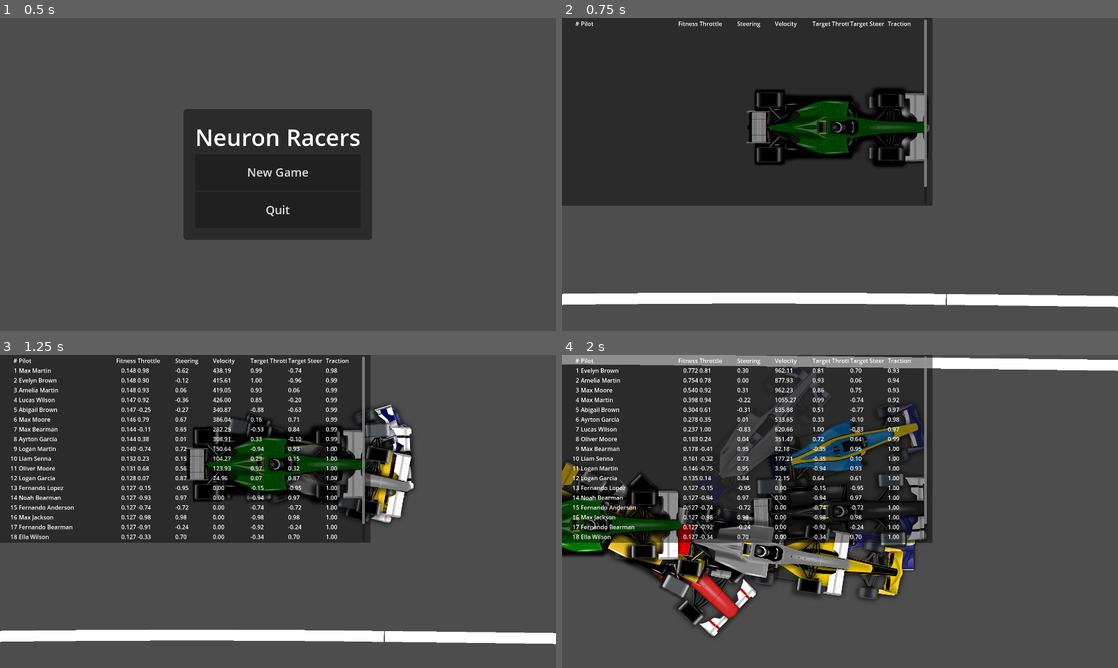
Above: before the commit, frames 1-4 (two rows, left to right).
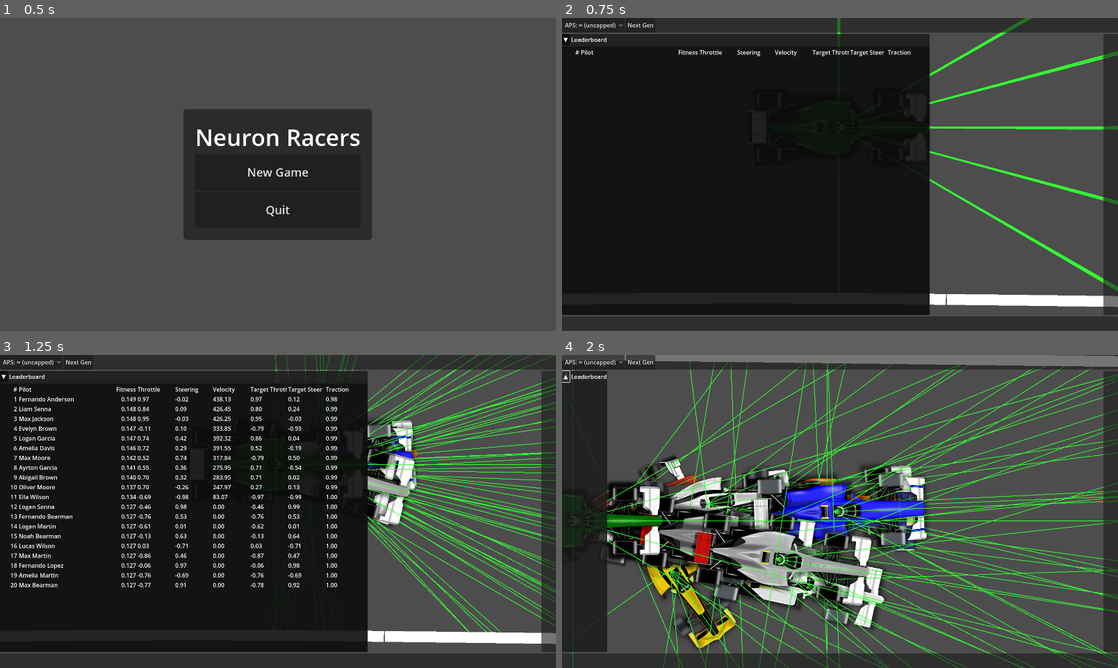
Above: after the commit, the same moments.

Repository: VitorMPCastro/NeuronRacers
Game: Godot game, scene res://scenes/ui/mainMenu.tscn
Same seed, same stepped clock (60 frames per second), same inputs: the game is played once before the commit and once after it.
Inputs (mouse positions are in pixels of both pictures, inside the frame that each line leads up to):
- Up to frame 1 (0.5 s): no input
- Up to frame 2 (0.75 s): click "New Game" at 0.5 s
- Up to frame 3 (1.25 s): no input
- Up to frame 4 (2 s): click (567, 376) at 1.25 s, where only the run after the commit has a clickable "▼"

Frame 1 is identical in both runs. In frame 2, 38% of the frame differs, in the area x 0-100%, y 0-100%; in frame 3, 47%; in frame 4, 58%.

Commit message:
Refactor UI components and integrate leaderboard functionality - Removed obsolete UI files and added new UIFrame and leaderboard container scenes. - Updated car and agent manager scripts to support AI telemetry inputs. - Enhanced car script to include AI input features and telemetry data handling. - Implemented collapsible panel for leaderboard display in the UI.

Diff:
--- a/scenes/car.tscn
+++ b/scenes/car.tscn
@@ -97,4 +97,3 @@
 normalize_output = false
 clamp_output = false
 auto_generate_on_ready = false
-draw_debug = false
--- a/scenes/trackScene.tscn
+++ b/scenes/trackScene.tscn
@@ -1,6 +1,5 @@
-[gd_scene load_steps=25 format=3 uid="uid://dds42avibdl3k"]
-
-[ext_resource type="PackedScene" uid="uid://dq0lpaep1yq7l" path="res://scenes/ui/elements/leaderBoard.tscn" id="1_druem"]
+[gd_scene load_steps=16 format=3 uid="uid://dds42avibdl3k"]
+
 [ext_resource type="PackedScene" uid="uid://j5udtokn6d60" path="res://scenes/car.tscn" id="2_n1x8e"]
 [ext_resource type="PackedScene" uid="uid://d4amq4tvfwyjq" path="res://scenes/checkpoint.tscn" id="2_ujoo2"]
 [ext_resource type="Script" uid="uid://ca20qk44hdbk0" path="res://scripts/controls/cameraScript.gd" id="3_5oo0w"]
@@ -15,75 +14,7 @@
 [ext_resource type="PackedScene" uid="uid://cg64jxxtbjk4p" path="res://scenes/pathTrack.tscn" id="11_405ff"]
 [ext_resource type="Script" uid="uid://duvl8thb11dea" path="res://scripts/telemetry/dataBroker.gd" id="12_druem"]
 [ext_resource type="Script" uid="uid://c8rqv8wtrrob4" path="res://scripts/manager/spriteManager.gd" id="13_1trbk"]
-[ext_resource type="Theme" uid="uid://d17a31yqq7wo0" path="res://assets/ui/themes/ui_window_theme.tres" id="14_f4mhn"]
-[ext_resource type="Script" uid="uid://2aswmjc74bxe" path="res://scripts/ui/leaderboard/leaderboardScroll.gd" id="14_p82p0"]
-[ext_resource type="Script" uid="uid://cahq3i68ntbym" path="res://scripts/ui/leaderboard/leaderboardColumn.gd" id="18_0j55d"]
-
-[sub_resource type="Resource" id="Resource_0j55d"]
-script = ExtResource("18_0j55d")
-title = "Throttle"
-query_path = "_ctrl_throttle"
-align = 0
-weight = 1.0
-min_width = 100
-decimals = 2
-format = "{value}"
-metadata/_custom_type_script = "uid://cahq3i68ntbym"
-
-[sub_resource type="Resource" id="Resource_5pscc"]
-script = ExtResource("18_0j55d")
-title = "Steering"
-query_path = "_ctrl_steer"
-align = 0
-weight = 1.0
-min_width = 100
-decimals = 2
-format = "{value}"
-metadata/_custom_type_script = "uid://cahq3i68ntbym"
-
-[sub_resource type="Resource" id="Resource_pj36a"]
-script = ExtResource("18_0j55d")
-title = "Velocity"
-query_path = "velocity.length()"
-align = 0
-weight = 1.0
-min_width = 100
-decimals = 2
-format = "{value}"
-metadata/_custom_type_script = "uid://cahq3i68ntbym"
-
-[sub_resource type="Resource" id="Resource_6bh65"]
-script = ExtResource("18_0j55d")
-title = "Target Throttle"
-query_path = "_ctrl_target_throttle"
-align = 0
-weight = 1.0
-min_width = 100
-decimals = 2
-format = "{value}"
-metadata/_custom_type_script = "uid://cahq3i68ntbym"
-
-[sub_resource type="Resource" id="Resource_huyq5"]
-script = ExtResource("18_0j55d")
-title = "Target Steer"
-query_path = "_ctrl_target_steer"
-align = 0
-weight = 1.0
-min_width = 100
-decimals = 2
-format = "{value}"
-metadata/_custom_type_script = "uid://cahq3i68ntbym"
-
-[sub_resource type="Resource" id="Resource_vxl67"]
-script = ExtResource("18_0j55d")
-title = "Traction"
-query_path = "_traction_for_speed()"
-align = 0
-weight = 1.0
-min_width = 100
-decimals = 2
-format = "{value}"
-metadata/_custom_type_script = "uid://cahq3i68ntbym"
+[ext_resource type="Script" uid="uid://dfckqvqoarruf" path="res://scripts/ui/hud_setup.gd" id="15_5pscc"]
 
 [node name="TrackScene" type="Node2D"]
 
@@ -249,7 +180,7 @@
 [node name="AgentManager" type="Node2D" parent="GameManager"]
 script = ExtResource("4_3kn1h")
 car_scene = ExtResource("2_n1x8e")
-generation_time = 30.0
+generation_time = 120.0
 is_training = true
 elitism_percent = 0.1
 weight = 0.3
@@ -288,13 +219,4 @@
 min_zoom = 0.02
 
 [node name="HUD" type="CanvasLayer" parent="."]
-
-[node name="ScrollContainer" type="ScrollContainer" parent="HUD"]
-offset_right = 40.0
-offset_bottom = 40.0
-theme = ExtResource("14_f4mhn")
-script = ExtResource("14_p82p0")
-
-[node name="LeaderBoard" parent="HUD/ScrollContainer" instance=ExtResource("1_druem")]
-layout_mode = 2
-custom_columns = Array[ExtResource("18_0j55d")]([SubResource("Resource_0j55d"), SubResource("Resource_5pscc"), SubResource("Resource_pj36a"), SubResource("Resource_6bh65"), SubResource("Resource_huyq5"), SubResource("Resource_vxl67")])
+script = ExtResource("15_5pscc")
--- a/scenes/ui/UI.tscn
+++ /dev/null
@@ -1,18 +0,0 @@
-[gd_scene format=3 uid="uid://cm7ptxqlbbjxa"]
-
-[node name="Control" type="Control"]
-layout_mode = 3
-anchors_preset = 15
-anchor_right = 1.0
-anchor_bottom = 1.0
-grow_horizontal = 2
-grow_vertical = 2
-
-[node name="VBoxContainer" type="VBoxContainer" parent="."]
-self_modulate = Color(1, 0, 0, 1)
-layout_mode = 1
-anchors_preset = -1
-anchor_right = 0.245
-anchor_bottom = 0.659
-offset_right = 0.679993
-offset_bottom = -0.376038
--- /dev/null
+++ b/scenes/ui/UIFrame.tscn
@@ -0,0 +1,63 @@
+[gd_scene load_steps=2 format=3 uid="uid://bimd7khpf2n6c"]
+
+[ext_resource type="Script" uid="uid://6w306nxb6net" path="res://scripts/ui/uiFrame.gd" id="1"]
+
+[node name="UIFrame" type="Control"]
+layout_mode = 3
+anchors_preset = 15
+anchor_right = 1.0
+anchor_bottom = 1.0
+grow_horizontal = 2
+grow_vertical = 2
+script = ExtResource("1")
+side_bar_min_w = 40
+
+[node name="Root" type="VBoxContainer" parent="."]
+layout_mode = 1
+anchors_preset = -1
+anchor_right = 1.0
+anchor_bottom = 1.0
+grow_horizontal = 2
+grow_vertical = 2
+
+[node name="TopBar" type="PanelContainer" parent="Root"]
+layout_mode = 2
+size_flags_horizontal = 3
+
+[node name="TopBarContent" type="HBoxContainer" parent="Root/TopBar"]
+layout_mode = 2
+size_flags_horizontal = 3
+
+[node name="CenterRow" type="HBoxContainer" parent="Root"]
+layout_mode = 2
+size_flags_horizontal = 3
+size_flags_vertical = 3
+
+[node name="LeftBar" type="PanelContainer" parent="Root/CenterRow"]
+layout_mode = 2
+size_flags_vertical = 3
+
+[node name="LeftBarContent" type="VBoxContainer" parent="Root/CenterRow/LeftBar"]
+layout_mode = 2
+size_flags_vertical = 3
+
+[node name="CenterContent" type="Control" parent="Root/CenterRow"]
+layout_mode = 2
+size_flags_horizontal = 3
+size_flags_vertical = 3
+
+[node name="RightBar" type="PanelContainer" parent="Root/CenterRow"]
+layout_mode = 2
+size_flags_vertical = 3
+
+[node name="RightBarContent" type="VBoxContainer" parent="Root/CenterRow/RightBar"]
+layout_mode = 2
+size_flags_vertical = 3
+
+[node name="BottomBar" type="PanelContainer" parent="Root"]
+layout_mode = 2
+size_flags_horizontal = 3
+
+[node name="BottomBarContent" type="HBoxContainer" parent="Root/BottomBar"]
+layout_mode = 2
+size_flags_horizontal = 3
--- /dev/null
+++ b/scenes/ui/elements/leaderboard_container.tscn
@@ -0,0 +1,82 @@
+[gd_scene load_steps=11 format=3 uid="uid://2enmru3s1bhk"]
+
+[ext_resource type="Theme" uid="uid://d17a31yqq7wo0" path="res://assets/ui/themes/ui_window_theme.tres" id="1_votgp"]
+[ext_resource type="Script" uid="uid://2aswmjc74bxe" path="res://scripts/ui/leaderboard/leaderboardScroll.gd" id="2_eed6v"]
+[ext_resource type="PackedScene" uid="uid://dq0lpaep1yq7l" path="res://scenes/ui/elements/leaderBoard.tscn" id="3_73oey"]
+[ext_resource type="Script" uid="uid://cahq3i68ntbym" path="res://scripts/ui/leaderboard/leaderboardColumn.gd" id="4_m7cu8"]
+
+[sub_resource type="Resource" id="Resource_0j55d"]
+script = ExtResource("4_m7cu8")
+title = "Throttle"
+query_path = "_ctrl_throttle"
+align = 0
+weight = 1.0
+min_width = 100
+decimals = 2
+format = "{value}"
+metadata/_custom_type_script = "uid://cahq3i68ntbym"
+
+[sub_resource type="Resource" id="Resource_5pscc"]
+script = ExtResource("4_m7cu8")
+title = "Steering"
+query_path = "_ctrl_steer"
+align = 0
+weight = 1.0
+min_width = 100
+decimals = 2
+format = "{value}"
+metadata/_custom_type_script = "uid://cahq3i68ntbym"
+
+[sub_resource type="Resource" id="Resource_pj36a"]
+script = ExtResource("4_m7cu8")
+title = "Velocity"
+query_path = "velocity.length()"
+align = 0
+weight = 1.0
+min_width = 100
+decimals = 2
+format = "{value}"
+metadata/_custom_type_script = "uid://cahq3i68ntbym"
+
+[sub_resource type="Resource" id="Resource_6bh65"]
+script = ExtResource("4_m7cu8")
+title = "Target Throttle"
+query_path = "_ctrl_target_throttle"
+align = 0
+weight = 1.0
+min_width = 100
+decimals = 2
+format = "{value}"
+metadata/_custom_type_script = "uid://cahq3i68ntbym"
+
+[sub_resource type="Resource" id="Resource_huyq5"]
+script = ExtResource("4_m7cu8")
+title = "Target Steer"
+query_path = "_ctrl_target_steer"
+align = 0
+weight = 1.0
+min_width = 100
+decimals = 2
+format = "{value}"
+metadata/_custom_type_script = "uid://cahq3i68ntbym"
+
+[sub_resource type="Resource" id="Resource_vxl67"]
+script = ExtResource("4_m7cu8")
+title = "Traction"
+query_path = "_traction_for_speed()"
+align = 0
+weight = 1.0
+min_width = 100
+decimals = 2
+format = "{value}"
+metadata/_custom_type_script = "uid://cahq3i68ntbym"
+
+[node name="LeaderboardScrollContainer" type="ScrollContainer"]
+offset_right = 40.0
+offset_bottom = 40.0
+theme = ExtResource("1_votgp")
+script = ExtResource("2_eed6v")
+
+[node name="LeaderBoard" parent="." instance=ExtResource("3_73oey")]
+layout_mode = 2
+custom_columns = Array[ExtResource("4_m7cu8")]([SubResource("Resource_0j55d"), SubResource("Resource_5pscc"), SubResource("Resource_pj36a"), SubResource("Resource_6bh65"), SubResource("Resource_huyq5"), SubResource("Resource_vxl67")])
--- a/scripts/car/car.gd
+++ b/scripts/car/car.gd
@@ -14,6 +14,10 @@
 @export var max_speed_reverse = 250
 @export var traction_curve: Curve = Curve.new()  # maps speed (px/s) to max turn rate (rad/sec)
 @export var wheel_base = 65          # Distância entre eixos
+
+# AI input features (queried via telemetry/DataBroker, like the leaderboard)
+@export_group("AI Inputs")
+@export var ai_feature_paths: PackedStringArray = PackedStringArray(["velocity.length()"])  # add more paths if needed
 
 # TUNING
 @export var use_auto_top_speed: bool = true
@@ -45,7 +49,7 @@
 	get():
 		return self.car_data.time_alive
 	set(value):
-		self.car_data.time_alive
+		self.car_data.time_alive = value
 var fitness: float:
 	get():
 		return self.car_data.fitness
@@ -107,6 +111,8 @@
 func drag_coeff() -> float:
 	return max(0.0, drag_ui) / 10000.0
 
+@onready var _car_telemetry: CarTelemetry = get_tree().get_first_node_in_group("car_telemetry") as CarTelemetry
+
 func _ready() -> void:
 	car_spawn.connect(_on_spawn)
 	car_death.connect(_on_death)
@@ -145,18 +151,48 @@
 	total_speed += velocity.length()
 
 	for i in range(get_slide_collision_count()):
-		var collision = get_slide_collision(i)
+		var _collision = get_slide_collision(i)
 		die()
 
 func get_ai_inputs() -> Array:
-	# Currently: only ray sensor distances. Extend here if you add more inputs.
-	return get_sensor_data()
-
-func ai_input_size() -> int:
+	# Ray sensors (normalized)
+	var inputs: Array = []
 	var rig := $RayParent as CarSensors
 	if rig:
-		return rig.get_enabled_ray_count()
-	return 0
+		var packed: PackedFloat32Array = rig.get_values(self)
+		# Convert to Array to match MLP.forward signature
+		for i in packed.size():
+			inputs.append(packed[i])
+
+	# Telemetry features (queried via DataBroker, like leaderboard columns)
+	inputs.append_array(_get_telemetry_inputs())
+	return inputs
+
+func ai_input_size() -> int:
+	var ray_count := 0
+	var rig := $RayParent as CarSensors
+	if rig:
+		ray_count = rig.get_enabled_ray_count()
+	# Count telemetry features as additional inputs
+	return ray_count + int(ai_feature_paths.size())
+
+func _get_telemetry_inputs() -> Array:
+	var out: Array = []
+	if _car_telemetry == null or _car_telemetry.data_broker == null:
+		# Fallback zeros if telemetry is not available
+		for _i in ai_feature_paths.size():
+			out.append(0.0)
+		return out
+
+	for path in ai_feature_paths:
+		var v = _car_telemetry.data_broker.get_value(self, path)
+		# Ensure numeric; non-numeric values become 0.0
+		match typeof(v):
+			TYPE_INT, TYPE_FLOAT:
+				out.append(float(v))
+			_:
+				out.append(0.0)
+	return out
 
 # 📥 Input (AI is delegated to Pilot)
 func handle_input(delta: float) -> void:
@@ -199,7 +235,7 @@
 		# TODO: player input
 		pass
 
-func _apply_friction_and_drag(delta: float) -> void:
+func _apply_friction_and_drag(_delta: float) -> void:
 	# If nearly stopped and no input, snap to rest
 	if acceleration == Vector2.ZERO and velocity.length() < 1.0:
 		velocity = Vector2.ZERO
--- /dev/null
+++ b/scripts/ui/elements/collapsiblePanel.gd
@@ -0,0 +1,72 @@
+extends PanelContainer
+class_name CollapsiblePanel
+
+@export var title: String = "Panel":
+	set(v):
+		title = v
+		if is_instance_valid(_title_lbl): _title_lbl.text = v
+
+@export var start_collapsed: bool = false
+
+var _header: HBoxContainer
+var _toggle_btn: Button
+var _title_lbl: Label
+var _content_wrap: VBoxContainer
+var _built := false
+
+func _ready() -> void:
+	_ensure_built()
+
+func _ensure_built() -> void:
+	if _built:
+		return
+	_build()
+	_built = true
+
+func _build() -> void:
+	add_theme_constant_override("margin_left", 6)
+	add_theme_constant_override("margin_right", 6)
+	add_theme_constant_override("margin_top", 4)
+	add_theme_constant_override("margin_bottom", 4)
+
+	var root := VBoxContainer.new()
+	root.size_flags_horizontal = Control.SIZE_EXPAND_FILL
+	root.size_flags_vertical = Control.SIZE_EXPAND_FILL
+	add_child(root)
+
+	_header = HBoxContainer.new()
+	_header.size_flags_horizontal = Control.SIZE_EXPAND_FILL
+	root.add_child(_header)
+
+	_toggle_btn = Button.new()
+	_toggle_btn.toggle_mode = true
+	_toggle_btn.text = "▼"
+	_toggle_btn.tooltip_text = "Show/Hide"
+	_toggle_btn.button_pressed = !start_collapsed
+	_toggle_btn.toggled.connect(_on_toggled)
+	_header.add_child(_toggle_btn)
+
+	_title_lbl = Label.new()
+	_title_lbl.text = title
+	_title_lbl.size_flags_horizontal = Control.SIZE_EXPAND_FILL
+	_header.add_child(_title_lbl)
+
+	_content_wrap = VBoxContainer.new()
+	_content_wrap.size_flags_horizontal = Control.SIZE_EXPAND_FILL
+	_content_wrap.size_flags_vertical = Control.SIZE_EXPAND_FILL
+	root.add_child(_content_wrap)
+
+	_content_wrap.visible = !start_collapsed
+
+func _on_toggled(pressed: bool) -> void:
+	if is_instance_valid(_toggle_btn):
+		_toggle_btn.text = "▼" if pressed else "▲"
+	if is_instance_valid(_content_wrap):
+		_content_wrap.visible = pressed
+
+func set_content(node: Control) -> void:
+	_ensure_built()
+	for c in _content_wrap.get_children():
+		_content_wrap.remove_child(c)
+		c.queue_free()
+	_content_wrap.add_child(node)
--- /dev/null
+++ b/scripts/ui/hud_setup.gd
@@ -0,0 +1,69 @@
+extends CanvasLayer
+
+@onready var frame_scene := preload("res://scenes/ui/UIFrame.tscn")
+@onready var leaderboard_container_scene := preload("res://scenes/ui/elements/leaderboard_container.tscn")
+
+var frame: UIFrame
+
+func _ready() -> void:
+	frame = frame_scene.instantiate() as UIFrame
+	add_child(frame)
+
+	# Leaderboard inside a collapsible element on the left bar
+	var lb_container := leaderboard_container_scene.instantiate() as Control  # ScrollContainer root
+	lb_container.size_flags_horizontal = Control.SIZE_EXPAND_FILL
+	lb_container.size_flags_vertical = Control.SIZE_EXPAND_FILL
+
+	var lb_panel := CollapsiblePanel.new()
+	lb_panel.title = "Leaderboard"
+	lb_panel.start_collapsed = false
+	lb_panel.size_flags_horizontal = Control.SIZE_EXPAND_FILL
+	lb_panel.size_flags_vertical = Control.SIZE_EXPAND_FILL
+
+	# Add panel first so it builds, then set content
+	frame.add_to_left(lb_panel)
+	lb_panel.set_content(lb_container)
+
+	# Top bar example controls
+	var aps_dropdown := OptionButton.new()
+	aps_dropdown.item_selected.connect(_on_aps_selected)
+	aps_dropdown.add_item("APS: ∞ (uncapped)")
+	aps_dropdown.add_item("APS: 2")
+	aps_dropdown.add_item("APS: 5")
+	aps_dropdown.add_item("APS: 10")
+	aps_dropdown.add_item("APS: 20")
+	frame.add_to_top(aps_dropdown)
+
+	var next_gen_btn := Button.new()
+	next_gen_btn.text = "Next Gen"
+	next_gen_btn.pressed.connect(_on_next_gen)
+	frame.add_to_top(next_gen_btn)
+
+func _on_aps_selected(idx: int) -> void:
+	var am := get_tree().get_first_node_in_group("agent_manager") as AgentManager
+	if am == null:
+		am = get_tree().get_root().find_child("AgentManager", true, false) as AgentManager
+	if am == null:
+		return
+	var aps := 5.0
+	match idx:
+		0:
+			aps = 0.0
+		1:
+			aps = 2.0
+		2:
+			aps = 5.0
+		3:
+			aps = 10.0
+		4:
+			aps = 20.0
+		_:
+			pass
+	am.set("ai_actions_per_second", aps)
+
+func _on_next_gen() -> void:
+	var am := get_tree().get_first_node_in_group("agent_manager") as AgentManager
+	if am == null:
+		am = get_tree().get_root().find_child("AgentManager", true, false) as AgentManager
+	if am and am.has_method("next_generation"):
+		am.next_generation()
--- a/scripts/ui/ui.gd
+++ /dev/null
@@ -1,17 +0,0 @@
-extends Control
-
-signal start_simulation(population_size: int, simulation_time: float)
-
-@onready var population_spin: SpinBox = $VBoxContainer/SpinBox
-@onready var time_spin: SpinBox = $VBoxContainer/SpinBox2
-@onready var start_button: Button = $VBoxContainer/Button
-
-func _ready():
-	population_spin.value = 20
-	time_spin.value = 30
-	start_button.pressed.connect(_on_start_pressed)
-
-func _on_start_pressed():
-	var pop_size = int(population_spin.value)
-	var sim_time = float(time_spin.value)
-	emit_signal("start_simulation", pop_size, sim_time)
--- /dev/null
+++ b/scripts/ui/uiFrame.gd
@@ -0,0 +1,187 @@
+extends Control
+class_name UIFrame
+
+@export var top_bar_visible: bool = true:
+	set(v):
+		top_bar_visible = v
+		if is_instance_valid(_top_bar): _top_bar.visible = v
+
+@export var bottom_bar_visible: bool = true:
+	set(v):
+		bottom_bar_visible = v
+		if is_instance_valid(_bottom_bar): _bottom_bar.visible = v
+
+@export var left_bar_visible: bool = true:
+	set(v):
+		left_bar_visible = v
+		if is_instance_valid(_left_bar): _left_bar.visible = v
+
+@export var right_bar_visible: bool = true:
+	set(v):
+		right_bar_visible = v
+		if is_instance_valid(_right_bar): _right_bar.visible = v
+
+@export var top_bar_min_h: int = 40
+@export var bottom_bar_min_h: int = 40
+@export var side_bar_min_w: int = 220
+
+var _root: VBoxContainer
+var _center_row: HBoxContainer
+var _top_bar: PanelContainer
+var _bottom_bar: PanelContainer
+var _left_bar: PanelContainer
+var _right_bar: PanelContainer
+var _top_bar_content: HBoxContainer
+var _bottom_bar_content: HBoxContainer
+var _left_bar_content: VBoxContainer
+var _right_bar_content: VBoxContainer
+var _center_content: Control
+
+func _ready() -> void:
+	_ensure_layout()
+
+	_top_bar.custom_minimum_size.y = top_bar_min_h
+	_bottom_bar.custom_minimum_size.y = bottom_bar_min_h
+	_left_bar.custom_minimum_size.x = side_bar_min_w
+	_right_bar.custom_minimum_size.x = side_bar_min_w
+
+	_top_bar.visible = top_bar_visible
+	_bottom_bar.visible = bottom_bar_visible
+	_left_bar.visible = left_bar_visible
+	_right_bar.visible = right_bar_visible
+
+# Public API
+func add_to_top(node: Control) -> void:
+	_ensure_layout()
+	_top_bar_content.add_child(node)
+
+func add_to_bottom(node: Control) -> void:
+	_ensure_layout()
+	_bottom_bar_content.add_child(node)
+
+func add_to_left(node: Control) -> void:
+	_ensure_layout()
+	_left_bar_content.add_child(node)
+
+func add_to_right(node: Control) -> void:
+	_ensure_layout()
+	_right_bar_content.add_child(node)
+
+func get_center_container() -> Control:
+	_ensure_layout()
+	return _center_content
+
+# Try to bind refs from the scene if UIFrame.tscn already provides them
+func _bind_scene_refs() -> bool:
+	_root = get_node_or_null("Root") as VBoxContainer
+	if _root == null:
+		return false
+
+	_top_bar = get_node_or_null("Root/TopBar") as PanelContainer
+	_top_bar_content = get_node_or_null("Root/TopBar/TopBarContent") as HBoxContainer
+
+	_center_row = get_node_or_null("Root/CenterRow") as HBoxContainer
+	_left_bar = get_node_or_null("Root/CenterRow/LeftBar") as PanelContainer
+	_left_bar_content = get_node_or_null("Root/CenterRow/LeftBar/LeftBarContent") as VBoxContainer
+	_center_content = get_node_or_null("Root/CenterRow/CenterContent") as Control
+	_right_bar = get_node_or_null("Root/CenterRow/RightBar") as PanelContainer
+	_right_bar_content = get_node_or_null("Root/CenterRow/RightBar/RightBarContent") as VBoxContainer
+
+	_bottom_bar = get_node_or_null("Root/BottomBar") as PanelContainer
+	_bottom_bar_content = get_node_or_null("Root/BottomBar/BottomBarContent") as HBoxContainer
+
+	# All critical parts must exist
+	return (
+		is_instance_valid(_top_bar) and
+		is_instance_valid(_top_bar_content) and
+		is_instance_valid(_center_row) and
+		is_instance_valid(_left_bar) and
+		is_instance_valid(_left_bar_content) and
+		is_instance_valid(_center_content) and
+		is_instance_valid(_right_bar) and
+		is_instance_valid(_right_bar_content) and
+		is_instance_valid(_bottom_bar) and
+		is_instance_valid(_bottom_bar_content)
+	)
+
+# Build UI if scene lacks the containers (works with empty UIFrame.tscn)
+func _ensure_layout() -> void:
+	if is_instance_valid(_root):
+		return
+
+	# First, try to bind to nodes provided by UIFrame.tscn
+	if _bind_scene_refs():
+		return
+
+	# Otherwise, build the layout programmatically
+	set_anchors_preset(Control.PRESET_FULL_RECT, false)
+	set_offsets_preset(Control.PRESET_FULL_RECT)
+	size_flags_horizontal = Control.SIZE_EXPAND_FILL
+	size_flags_vertical = Control.SIZE_EXPAND_FILL
+
+	_root = VBoxContainer.new()
+	_root.name = "Root"
+	_root.size_flags_horizontal = Control.SIZE_EXPAND_FILL
+	_root.size_flags_vertical = Control.SIZE_EXPAND_FILL
+	add_child(_root)
+
+	# Top bar (full width)
+	_top_bar = PanelContainer.new()
+	_top_bar.name = "TopBar"
+	_top_bar.size_flags_horizontal = Control.SIZE_EXPAND_FILL
+	_top_bar.size_flags_vertical = 0
+	_root.add_child(_top_bar)
+
+	_top_bar_content = HBoxContainer.new()
+	_top_bar_content.name = "TopBarContent"
+	_top_bar_content.size_flags_horizontal = Control.SIZE_EXPAND_FILL
+	_top_bar.add_child(_top_bar_content)
+
+	# Center row with left (fixed), center (expand), right (fixed)
+	_center_row = HBoxContainer.new()
+	_center_row.name = "CenterRow"
+	_center_row.size_flags_horizontal = Control.SIZE_EXPAND_FILL
+	_center_row.size_flags_vertical = Control.SIZE_EXPAND_FILL
+	_root.add_child(_center_row)
+
+	_left_bar = PanelContainer.new()
+	_left_bar.name = "LeftBar"
+	_left_bar.size_flags_horizontal = 0
+	_left_bar.size_flags_vertical = Control.SIZE_EXPAND_FILL
+	_center_row.add_child(_left_bar)
+
+	_left_bar_content = VBoxContainer.new()
+	_left_bar_content.name = "LeftBarContent"
+	_left_bar_content.size_flags_horizontal = Control.SIZE_EXPAND_FILL
+	_left_bar_content.size_flags_vertical = Control.SIZE_EXPAND_FILL
+	_left_bar.add_child(_left_bar_content)
+
+	_center_content = Control.new()
+	_center_content.name = "CenterContent"
+	_center_content.size_flags_horizontal = Control.SIZE_EXPAND_FILL
+	_center_content.size_flags_vertical = Control.SIZE_EXPAND_FILL
+	_center_row.add_child(_center_content)
+
+	_right_bar = PanelContainer.new()
+	_right_bar.name = "RightBar"
+	_right_bar.size_flags_horizontal = 0
+	_right_bar.size_flags_vertical = Control.SIZE_EXPAND_FILL
+	_center_row.add_child(_right_bar)
+
+	_right_bar_content = VBoxContainer.new()
+	_right_bar_content.name = "RightBarContent"
+	_right_bar_content.size_flags_horizontal = Control.SIZE_EXPAND_FILL
+	_right_bar_content.size_flags_vertical = Control.SIZE_EXPAND_FILL
+	_right_bar.add_child(_right_bar_content)
+
+	# Bottom bar (full width)
+	_bottom_bar = PanelContainer.new()
+	_bottom_bar.name = "BottomBar"
+	_bottom_bar.size_flags_horizontal = Control.SIZE_EXPAND_FILL
+	_bottom_bar.size_flags_vertical = 0
+	_root.add_child(_bottom_bar)
+
+	_bottom_bar_content = HBoxContainer.new()
+	_bottom_bar_content.name = "BottomBarContent"
+	_bottom_bar_content.size_flags_horizontal = Control.SIZE_EXPAND_FILL
+	_bottom_bar.add_child(_bottom_bar_content)
Not shown, added: scripts/ui/elements/collapsiblePanel.gd.uid
Not shown, added: scripts/ui/hud_setup.gd.uid
Not shown, removed: scripts/ui/ui.gd.uid
Not shown, added: scripts/ui/uiFrame.gd.uid
